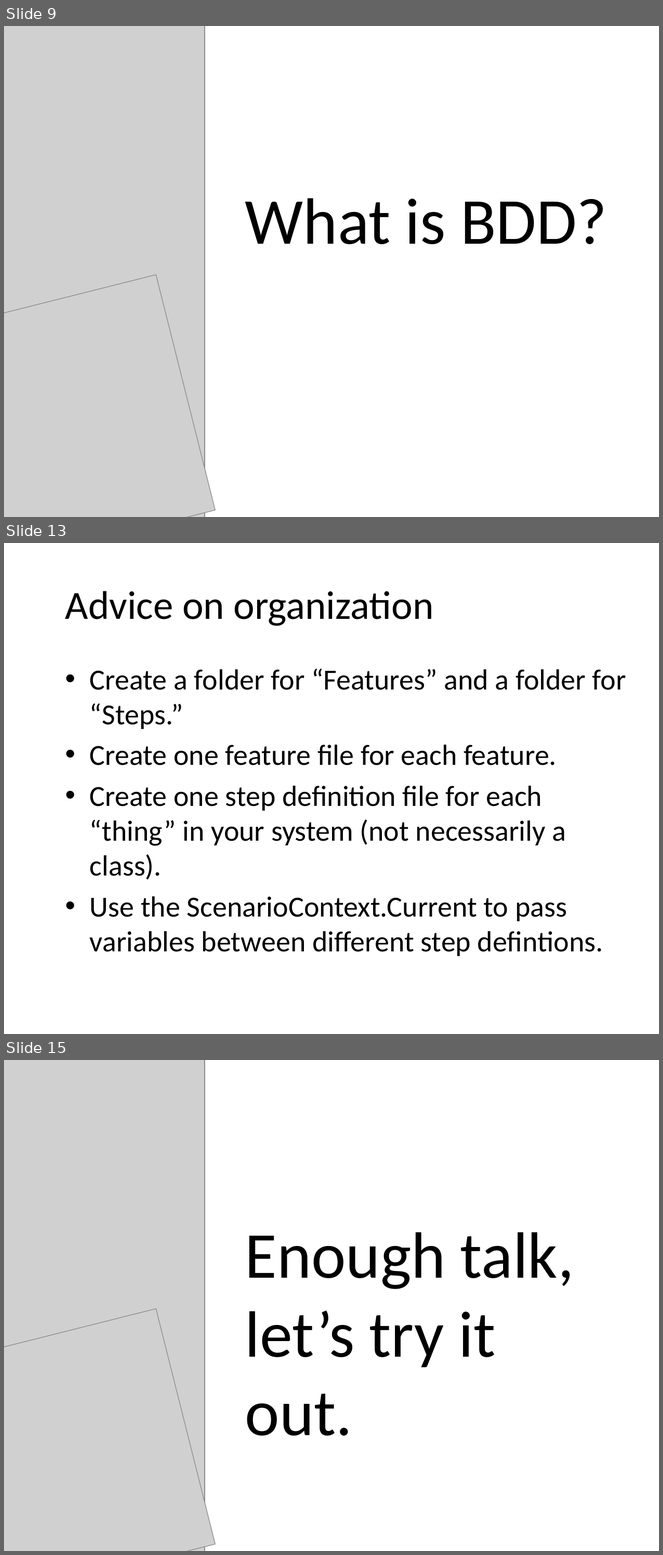
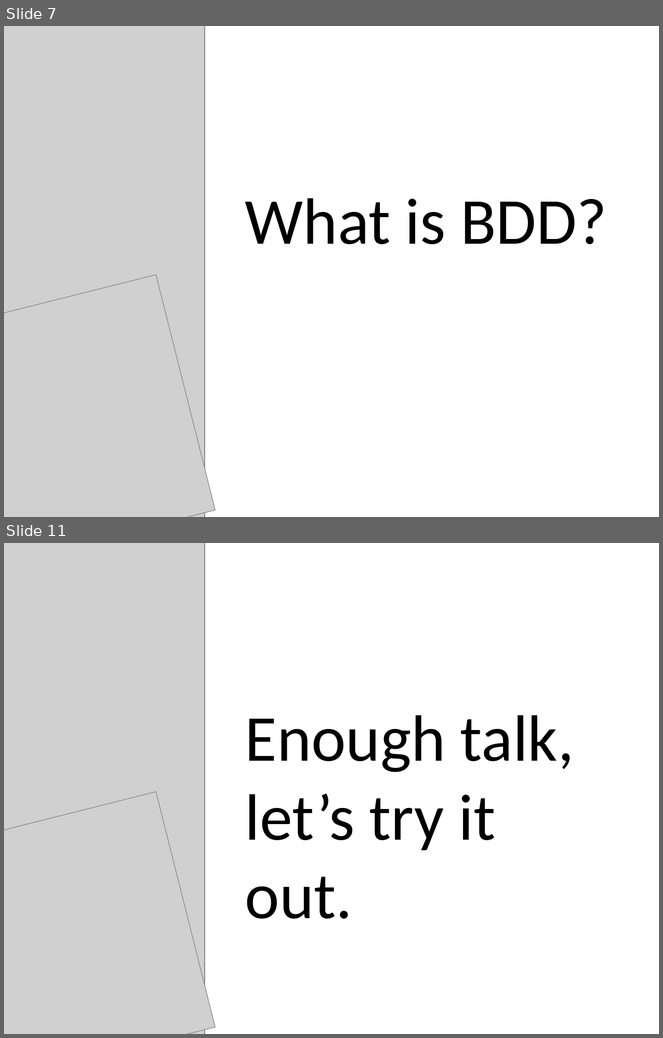
Before and after one commit to darrencauthon/SpecFlow-at-IowaCodeCamp, a slide deck: BDD and SpecFlow.pptx. Shown one above the other, each under a label of ours: slides 9, 13 and 15 before the commit, slides 7 and 11 after it; the slides between them are not shown. The pictures are 663x1555 and 663x1038 pixels, drawn with LibreOffice and Linux fonts; fonts in the diff are those of the drawing; grey boxes stand for pictures; background and template pictures are left out. Boxes give left, top, right and bottom in pixels: in the first picture for what was removed or moved away, otherwise in the second. Text is boxed around its words. In the diff, an @@ line names an element or a change of style, - is before the commit and + after.

```diff
--- a/BDD and SpecFlow.pptx
+++ b/BDD and SpecFlow.pptx
@@ slide 13 removed at [4,543,659,1034], background picture (left out) @@
@@ title removed at [65,591,434,626] @@
-Advice on organization
@@ text removed at [90,668,626,956] @@
-• Create a folder for “Features” and a folder for “Steps.”
-• Create one feature file for each feature.
-• Create one step definition file for each “thing” in your system (not necessarily a class).
-• Use the ScenarioContext.Current to pass variables between different step defintions.
@@ what was slide 9 is now slide 7 @@
@@ what was slide 15 is now slide 11 @@
```
Also in this commit, not shown: 7 slides changed, 2 slides added, 4 other slides removed.
